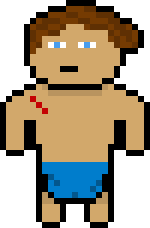
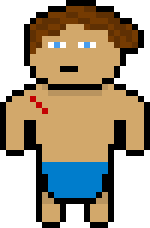
Layers edited between the first and the second 150×228 image:
painted on "Layer 1" over (48, 174, 102, 198)
